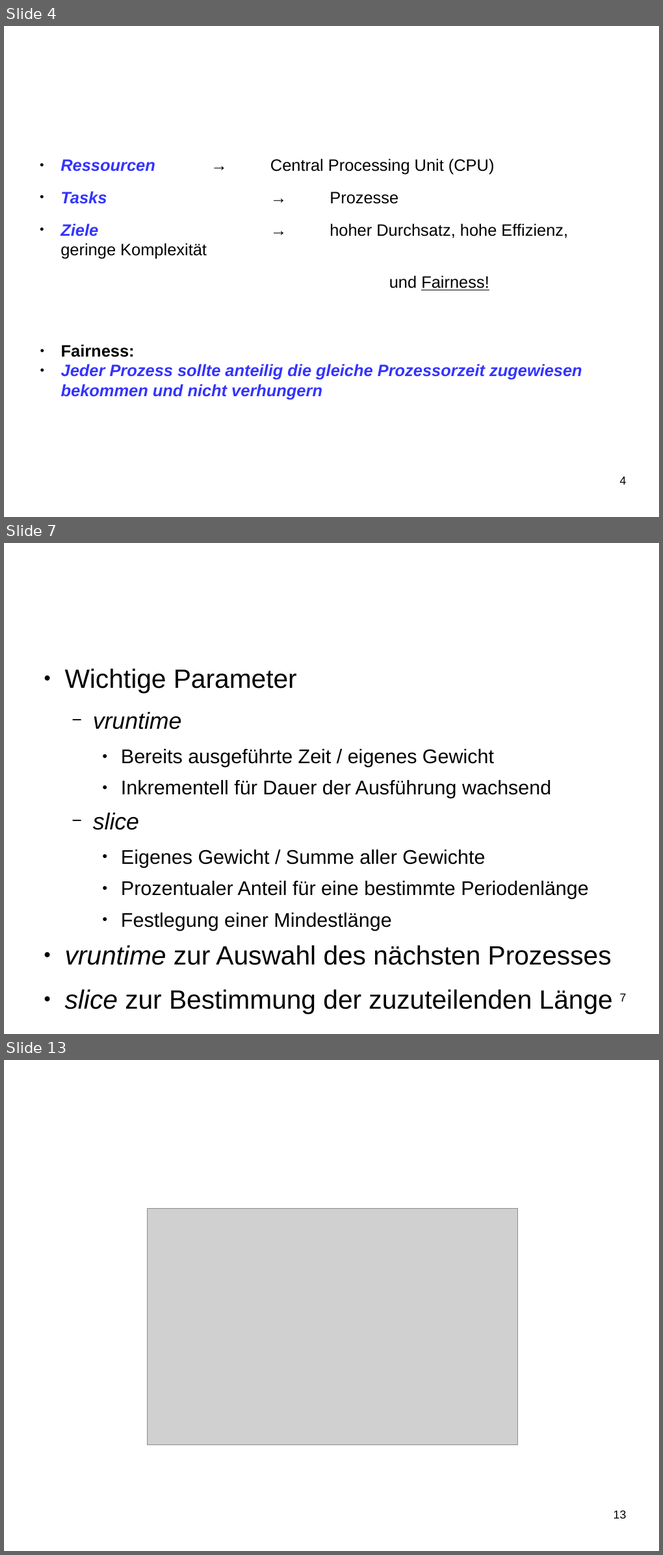
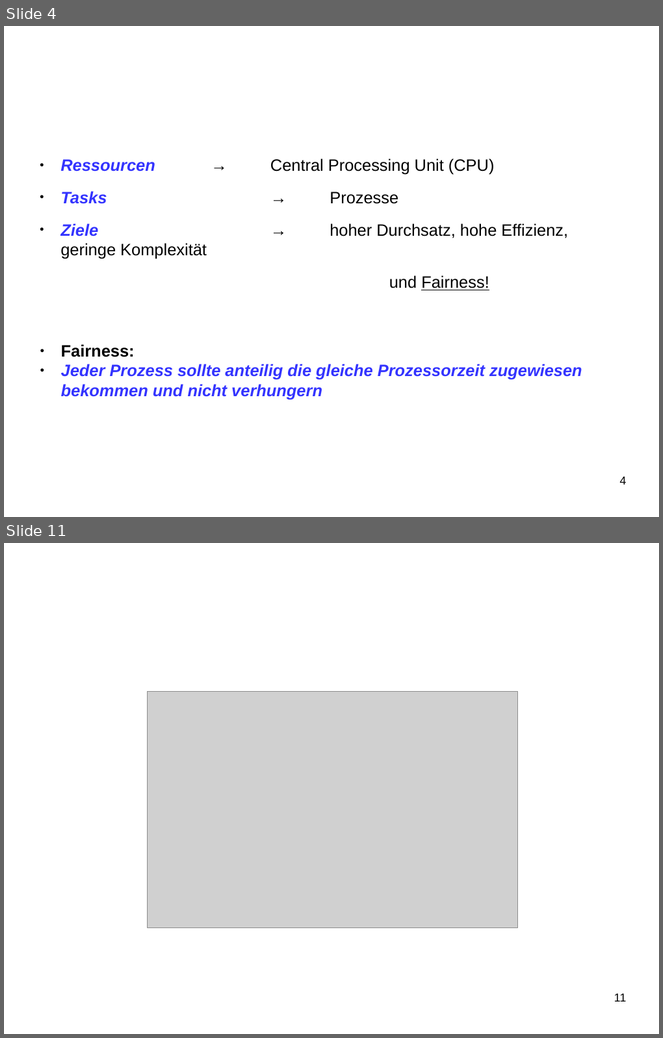
Before and after one commit to SeminararbeitCFS/main, a slide deck: vortrag/vortrag_CFS.odp. Shown one above the other, each under a label of ours: slides 4, 7 and 13 before the commit, slides 4 and 11 after it; the slides between them are not shown. The pictures are 663x1555 and 663x1038 pixels, drawn with LibreOffice and Linux fonts; fonts in the diff are those of the drawing; grey boxes stand for pictures; background and template pictures are left out. Boxes give left, top, right and bottom in pixels: in the first picture for what was removed or moved away, otherwise in the second. Text is boxed around its words. In the diff, an @@ line names an element or a change of style, - is before the commit and + after.

```diff
--- a/vortrag/vortrag_CFS.odp
+++ b/vortrag/vortrag_CFS.odp
@@ slide 7 removed at (4, 543, 659, 1034), background #FFFFFF @@
@@ title removed at (36, 561, 493, 642) @@
-Funktionsweise CFS
@@ text removed at (65, 668, 613, 1014) @@
-● Wichtige Parameter
-  − vruntime
-    ● Bereits ausgeführte Zeit / eigenes Gewicht
-    ● Inkrementell für Dauer der Ausführung wachsend
-  − slice
-    ● Eigenes Gewicht / Summe aller Gewichte
-    ● Prozentualer Anteil für eine bestimmte Periodenlänge
-    ● Festlegung einer Mindestlänge
-● vruntime zur Auswahl des nächsten Prozesses
-● slice zur Bestimmung der zuzuteilenden Länge
@@ page number removed at (620, 993, 627, 1002) @@
-7
@@ what was slide 13 is now slide 11 @@
@@ page number at (614, 993, 626, 1002): text changed @@
-13
+11
```
Also in this commit, not shown: 6 slides changed, 2 slides added, 2 other slides removed.
